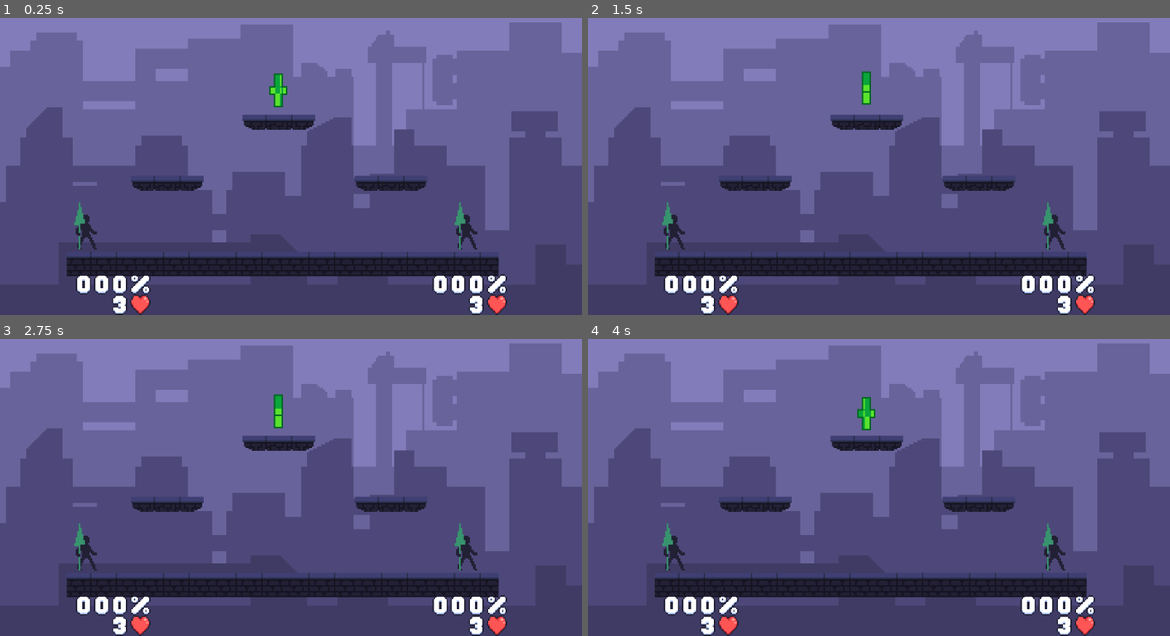
Above: before the commit, frames 1-4 (two rows, left to right).
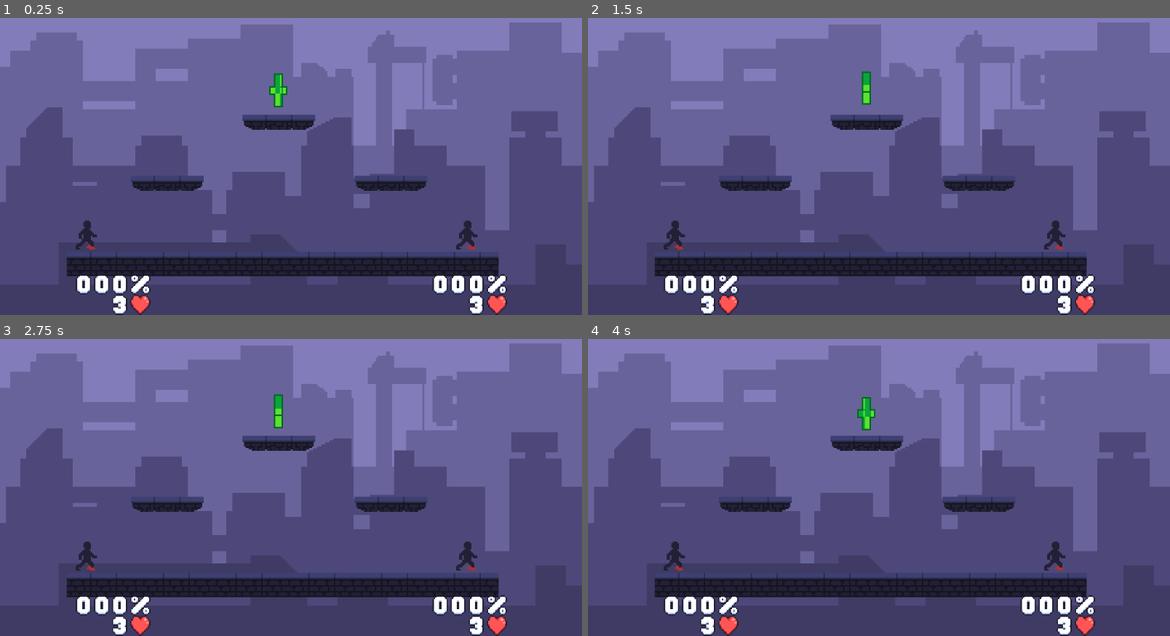
Above: after the commit, the same moments.

Repository: retser0319/shadow-smash
Game: Godot game, scene res://Scenes/MainScenes/battle.tscn
Same seed, same stepped clock (60 frames per second), same inputs: the game is played once before the commit and once after it. This scene is started directly instead of the project's main scene.
Inputs (mouse positions are in pixels of both pictures, inside the frame that each line leads up to):
- Up to frame 1 (0.25 s): no input
- Up to frame 2 (1.5 s): move the mouse to (1007, 133) at 0.52 s; hold J (P1_A) 0.53-1.28 s; tap L (P1_DASH) at 0.8, 1.35 s; tap Enter at 1.25 s; move the mouse to (762, 166) at 1.27 s
- Up to frame 3 (2.75 s): tap K (P1_J) at 1.55 s; move the mouse to (349, 401) at 2.02 s; hold Escape (Back) from 2.03 s (still down); hold K (P1_J) from 2.03 s (still down); tap A (P1_ML) at 2.3 s
- Up to frame 4 (4 s): move the mouse to (849, 537) at 2.77 s; release Escape (Back) at 2.78 s; release K (P1_J) at 2.78 s; tap A (P1_ML) at 2.85 s; tap D (P1_MR) at 3.05, 3.6 s; move the mouse to (1053, 520) at 3.52 s; hold U (P1_S1) from 3.53 s (still down)

The runs differ from the first frame. In frame 1, 0.5% of the frame differs, in the area x 12-82%, y 62-78%; in frame 2, 0.5%; in frame 3, 0.5%; in frame 4, 0.5%.
Error in both runs: Invalid assignment of property or key 'body' with value of type 'CharacterBody2D (player.gd)' on a base object of type 'Nil'. (res://player.gd:58)

Commit message:
5월 30일 2차

Diff:
--- a/기말-플랫폼-파이/Scenes/MainScenes/Caracterpick.tscn
+++ b/기말-플랫폼-파이/Scenes/MainScenes/Caracterpick.tscn
@@ -68,6 +68,7 @@
 
 [node name="AudioStreamPlayer2D" type="AudioStreamPlayer2D" parent="."]
 stream = ExtResource("10_egeg6")
+volume_db = -10.0
 autoplay = true
 
 [node name="popup" type="AudioStreamPlayer2D" parent="."]
--- a/기말-플랫폼-파이/Scenes/MainScenes/Guide.tscn
+++ b/기말-플랫폼-파이/Scenes/MainScenes/Guide.tscn
@@ -9,6 +9,8 @@
 [ext_resource type="Texture2D" uid="uid://ci1k5t77psvix" path="res://game dot/shadow/UI/Key button that1.png" id="7_7qcdp"]
 [ext_resource type="Texture2D" uid="uid://cn3ug7ihbpugr" path="res://game dot/shadow/UI/Key button that3.png" id="8_1gxer"]
 [ext_resource type="Texture2D" uid="uid://clkwup77didjq" path="res://game dot/shadow/UI/Key button that4.png" id="9_c3mgd"]
+[ext_resource type="AudioStream" uid="uid://ch4pb100hyjn7" path="res://song/Blop Sound.mp3" id="10_8fhc2"]
+[ext_resource type="AudioStream" uid="uid://dfw6ex01uaanp" path="res://song/Click small.mp3" id="11_rux8g"]
 
 [node name="Guide" type="Node2D"]
 script = ExtResource("1_l6b78")
@@ -437,6 +439,15 @@
    - 일정 시간이 지날 때 마다 맵에 힐 팩이 나타납니다."
 horizontal_alignment = 1
 
+[node name="Pop" type="AudioStreamPlayer2D" parent="."]
+stream = ExtResource("10_8fhc2")
+
+[node name="Check" type="AudioStreamPlayer2D" parent="."]
+stream = ExtResource("11_rux8g")
+
+[connection signal="mouse_entered" from="Title" to="." method="_on_title_mouse_entered"]
 [connection signal="pressed" from="Title" to="." method="_on_texture_button_pressed"]
+[connection signal="mouse_entered" from="Back" to="." method="_on_back_mouse_entered"]
 [connection signal="pressed" from="Back" to="." method="_on_back_pressed"]
+[connection signal="mouse_entered" from="Next" to="." method="_on_next_mouse_entered"]
 [connection signal="pressed" from="Next" to="." method="_on_next_pressed"]
--- a/기말-플랫폼-파이/Scenes/MainScenes/Setting.tscn
+++ b/기말-플랫폼-파이/Scenes/MainScenes/Setting.tscn
@@ -1,9 +1,11 @@
-[gd_scene load_steps=5 format=3 uid="uid://c8y83e16bbuv7"]
+[gd_scene load_steps=7 format=3 uid="uid://c8y83e16bbuv7"]
 
 [ext_resource type="Script" uid="uid://n7ojfbbxj8ri" path="res://Scenes/MainScenes/setting.gd" id="1_ys8vt"]
 [ext_resource type="FontFile" uid="uid://df44rrg8u85p7" path="res://fonts/LionelMicroNbp.ttf" id="2_5ewaf"]
 [ext_resource type="Texture2D" uid="uid://evnbsyigdm4c" path="res://game dot/shadow/UI/button1.png" id="3_chcjo"]
 [ext_resource type="Texture2D" uid="uid://doiwkjjha5ao7" path="res://game dot/shadow/UI/button2.png" id="4_vo432"]
+[ext_resource type="AudioStream" uid="uid://ch4pb100hyjn7" path="res://song/Blop Sound.mp3" id="5_chcjo"]
+[ext_resource type="AudioStream" uid="uid://dfw6ex01uaanp" path="res://song/Click small.mp3" id="6_vo432"]
 
 [node name="Setting" type="Node2D"]
 script = ExtResource("1_ys8vt")
@@ -43,5 +45,12 @@
 horizontal_alignment = 1
 vertical_alignment = 1
 
+[node name="Pop" type="AudioStreamPlayer2D" parent="."]
+stream = ExtResource("5_chcjo")
+
+[node name="check" type="AudioStreamPlayer2D" parent="."]
+stream = ExtResource("6_vo432")
+
 [connection signal="toggled" from="Fullscreen" to="." method="_on_fullscreen_toggled"]
+[connection signal="mouse_entered" from="TextureButton" to="." method="_on_texture_button_mouse_entered"]
 [connection signal="pressed" from="TextureButton" to="." method="_on_texture_button_pressed"]
--- a/기말-플랫폼-파이/Scenes/MainScenes/Title.gd
+++ b/기말-플랫폼-파이/Scenes/MainScenes/Title.gd
@@ -3,19 +3,23 @@
 
 
 func _on_play_pressed() -> void:
+	$Check.play()
 	#캐릭터 선택 창 이동하기
 	get_tree().change_scene_to_file("res://Scenes/MainScenes/Caracterpick.tscn")
 
 
 func _on_guide_pressed() -> void:
+	$Check.play()
 	get_tree().change_scene_to_file("res://Scenes/MainScenes/Guide.tscn")
 
 
 func _on_setting_pressed() -> void:
+	$Check.play()
 	get_tree().change_scene_to_file("res://Scenes/MainScenes/Setting.tscn")
 
 
 func _on_exit_pressed() -> void:
+	$Check.play()
 	get_tree().quit()
 
 
--- a/기말-플랫폼-파이/Scenes/MainScenes/Title.tscn
+++ b/기말-플랫폼-파이/Scenes/MainScenes/Title.tscn
@@ -12,6 +12,7 @@
 [ext_resource type="Texture2D" uid="uid://b5hin0ni4hfi8" path="res://game dot/shadow/UI/EXIT1.png" id="9_xqeq7"]
 [ext_resource type="Texture2D" uid="uid://cy3ccftye0gos" path="res://game dot/shadow/UI/EXIT2.png" id="10_ci4xf"]
 [ext_resource type="AudioStream" uid="uid://6fqjm4mxtjy3" path="res://song/Shadow Smash.mp3" id="11_d65ci"]
+[ext_resource type="AudioStream" uid="uid://dfw6ex01uaanp" path="res://song/Click small.mp3" id="13_8w8ew"]
 
 [node name="Title" type="Node2D"]
 script = ExtResource("1_ti4w6")
@@ -36,6 +37,7 @@
 
 [node name="P" type="AudioStreamPlayer2D" parent="Play"]
 stream = ExtResource("5_xgi51")
+volume_db = -10.0
 
 [node name="Guide" type="TextureButton" parent="."]
 texture_filter = 1
@@ -50,6 +52,7 @@
 
 [node name="G" type="AudioStreamPlayer2D" parent="Guide"]
 stream = ExtResource("5_xgi51")
+volume_db = -10.0
 
 [node name="Setting" type="TextureButton" parent="."]
 texture_filter = 1
@@ -64,6 +67,7 @@
 
 [node name="S" type="AudioStreamPlayer2D" parent="Setting"]
 stream = ExtResource("5_xgi51")
+volume_db = -10.0
 
 [node name="Exit" type="TextureButton" parent="."]
 texture_filter = 1
@@ -78,6 +82,7 @@
 
 [node name="E" type="AudioStreamPlayer2D" parent="Exit"]
 stream = ExtResource("5_xgi51")
+volume_db = -10.0
 
 [node name="Camera2D" type="Camera2D" parent="."]
 position = Vector2(576, 324)
@@ -88,7 +93,12 @@
 
 [node name="AudioStreamPlayer2D" type="AudioStreamPlayer2D" parent="."]
 stream = ExtResource("11_d65ci")
+volume_db = -10.0
 autoplay = true
+
+[node name="Check" type="AudioStreamPlayer2D" parent="."]
+stream = ExtResource("13_8w8ew")
+volume_db = -10.0
 
 [connection signal="mouse_entered" from="Play" to="." method="_on_play_mouse_entered"]
 [connection signal="pressed" from="Play" to="." method="_on_play_pressed"]
--- a/기말-플랫폼-파이/Scenes/MainScenes/cardpick_tscn.gd
+++ b/기말-플랫폼-파이/Scenes/MainScenes/cardpick_tscn.gd
@@ -54,9 +54,11 @@
 		return
 
 	if Input.is_action_just_pressed("P1_MR") and SelectP1_card == false and get_tree().paused:
+		$popup.play()
 		if position_P1>=3:return
 		else:position_P1 += 1
 	elif Input.is_action_just_pressed("P1_ML") and SelectP1_card == false and get_tree().paused:
+		$popup.play()
 		if position_P1<=1:return
 		else:position_P1-=1
 
@@ -67,6 +69,7 @@
 	if Input.is_action_just_pressed("P1_A") and get_tree().paused:
 		if SelectP2_card == true and position_P2 == position_P1:
 			return
+		$check.play()
 		print(str(position_P1))
 
 		if SelectP1_card ==false:
@@ -94,10 +97,12 @@
 	if first_dead == "P1" and !SelectP1_card:
 		return
 
-	if Input.is_action_just_pressed("P2_MR") and SelectP2_card == false:
+	if Input.is_action_just_pressed("P2_MR") and SelectP2_card == false and get_tree().paused:
+		$popup.play()
 		if position_P2>=3:return
 		else:position_P2 += 1
-	elif Input.is_action_just_pressed("P2_ML") and SelectP2_card == false:
+	elif Input.is_action_just_pressed("P2_ML") and SelectP2_card == false and get_tree().paused:
+		$popup.play()
 		if position_P2<=1:return
 		else:position_P2-=1
 
@@ -108,7 +113,7 @@
 	if Input.is_action_just_pressed("P2_A") and get_tree().paused:
 		if SelectP1_card == true and position_P1 == position_P2:
 			return
-
+		$check.play()
 		if SelectP2_card ==false:
 			$SelectP2.texture = load("res://game dot/UI/SelectP2.2.png")
 			SelectP2_card = true
--- a/기말-플랫폼-파이/Scenes/MainScenes/cardpick_tscn.tscn
+++ b/기말-플랫폼-파이/Scenes/MainScenes/cardpick_tscn.tscn
@@ -1,9 +1,11 @@
-[gd_scene load_steps=6 format=3 uid="uid://cog8m0fmhavk5"]
+[gd_scene load_steps=8 format=3 uid="uid://cog8m0fmhavk5"]
 
 [ext_resource type="Script" uid="uid://bekqrfb3wr2hm" path="res://Scenes/MainScenes/cardpick_tscn.gd" id="1_is31p"]
 [ext_resource type="Texture2D" uid="uid://bvjbiqtikuarq" path="res://game dot/shadow/UI/card.png" id="1_ys3cn"]
 [ext_resource type="Texture2D" uid="uid://ctsq7hx5s6lgi" path="res://game dot/UI/SelectP1.png" id="3_rynir"]
 [ext_resource type="Texture2D" uid="uid://cq54vp2bh8apc" path="res://game dot/UI/SelectP2.png" id="4_dvymf"]
+[ext_resource type="AudioStream" uid="uid://blitpo4qnogbp" path="res://song/Pop up 2.mp3" id="5_b7rmj"]
+[ext_resource type="AudioStream" uid="uid://dfw6ex01uaanp" path="res://song/Click small.mp3" id="6_aljul"]
 
 [sub_resource type="ViewportTexture" id="ViewportTexture_is31p"]
 
@@ -102,3 +104,9 @@
 scale = Vector2(9, 9)
 texture = ExtResource("4_dvymf")
 flip_h = true
+
+[node name="popup" type="AudioStreamPlayer2D" parent="."]
+stream = ExtResource("5_b7rmj")
+
+[node name="check" type="AudioStreamPlayer2D" parent="."]
+stream = ExtResource("6_aljul")
--- a/기말-플랫폼-파이/Scenes/MainScenes/guide.gd
+++ b/기말-플랫폼-파이/Scenes/MainScenes/guide.gd
@@ -8,10 +8,12 @@
 		pageNum = 1
 
 func _on_texture_button_pressed() -> void:
+	$Check.play()
 	get_tree().change_scene_to_file("res://Scenes/MainScenes/Title.tscn")
 
 
 func _on_back_pressed() -> void:
+	$Check.play()
 	pageNum -= 1
 	if (pageNum == 1):
 		$Back.visible=false
@@ -26,6 +28,7 @@
 
 
 func _on_next_pressed() -> void:
+	$Check.play()
 	pageNum += 1
 	if (pageNum == 2):
 		get_node("Page1").visible = false
@@ -37,3 +40,15 @@
 		get_node("Page2").visible = false
 		$Next.visible = true
 		$Back.visible = false
+
+
+func _on_title_mouse_entered() -> void:
+	$Pop.play()
+
+
+func _on_back_mouse_entered() -> void:
+	$Pop.play()
+
+
+func _on_next_mouse_entered() -> void:
+	$Pop.play()
--- a/기말-플랫폼-파이/Scenes/MainScenes/setting.gd
+++ b/기말-플랫폼-파이/Scenes/MainScenes/setting.gd
@@ -9,7 +9,14 @@
 		DisplayServer.WINDOW_MODE_FULLSCREEN if button_pressed
 		else DisplayServer.WINDOW_MODE_WINDOWED
 	)
+	$check.play()
 
 
 func _on_texture_button_pressed() -> void:
+	$check.play()
 	get_tree().change_scene_to_file("res://Scenes/MainScenes/Title.tscn")
+
+
+func _on_texture_button_mouse_entered() -> void:
+	$Pop.play()
+	pass # Replace with function body.
--- a/기말-플랫폼-파이/Scenes/UI/Mine.tscn
+++ b/기말-플랫폼-파이/Scenes/UI/Mine.tscn
@@ -1,7 +1,8 @@
-[gd_scene load_steps=16 format=3 uid="uid://ditdxn2dmrtct"]
+[gd_scene load_steps=17 format=3 uid="uid://ditdxn2dmrtct"]
 
 [ext_resource type="Script" uid="uid://d2akhnr875k0r" path="res://Scenes/UI/mine.gd" id="1_7j278"]
 [ext_resource type="Texture2D" uid="uid://1rme2yvmt1gu" path="res://game dot/UI/mine bomb.png" id="2_dtddr"]
+[ext_resource type="AudioStream" uid="uid://ie120nytv343" path="res://song/Bomb Explosion 1 Sound.mp3" id="3_dtddr"]
 
 [sub_resource type="RectangleShape2D" id="RectangleShape2D_clxqb"]
 size = Vector2(8, 3.2)
@@ -111,6 +112,9 @@
 position = Vector2(0, 5.2)
 shape = SubResource("CircleShape2D_7j278")
 
+[node name="Bombsound" type="AudioStreamPlayer2D" parent="."]
+stream = ExtResource("3_dtddr")
+
 [connection signal="body_entered" from="." to="." method="_on_body_entered"]
 [connection signal="body_exited" from="." to="." method="_on_body_exited"]
 [connection signal="body_entered" from="Area2D" to="." method="_on_area_2d_body_entered"]
--- a/기말-플랫폼-파이/Scenes/UI/mine.gd
+++ b/기말-플랫폼-파이/Scenes/UI/mine.gd
@@ -25,6 +25,7 @@
 	if body.is_in_group("Player"):
 		$AnimatedSprite2D.play()
 		await get_tree().create_timer(0.3).timeout
+		$Bombsound.play()
 		for O in touch.size():
 			touch[O].C.onHit(caster.C.AD*caster.C.AD_1,caster.C.NK_1,(touch[O].global_position.x - global_position.x))
 
--- a/기말-플랫폼-파이/Scenes/Winner.tscn
+++ b/기말-플랫폼-파이/Scenes/Winner.tscn
@@ -6,6 +6,7 @@
 [ext_resource type="Texture2D" uid="uid://evnbsyigdm4c" path="res://game dot/shadow/UI/button1.png" id="4_mgbml"]
 [ext_resource type="Texture2D" uid="uid://doiwkjjha5ao7" path="res://game dot/shadow/UI/button2.png" id="5_ecdl1"]
 [ext_resource type="FontFile" uid="uid://df44rrg8u85p7" path="res://fonts/LionelMicroNbp.ttf" id="6_ehb81"]
+[ext_resource type="AudioStream" uid="uid://cvvv25uaioqb6" path="res://song/Audience Applause Sound.mp3" id="7_ecdl1"]
 
 [sub_resource type="CanvasTexture" id="CanvasTexture_vp57e"]
 
@@ -61,4 +62,8 @@
 horizontal_alignment = 1
 vertical_alignment = 1
 
+[node name="AudioStreamPlayer2D" type="AudioStreamPlayer2D" parent="."]
+stream = ExtResource("7_ecdl1")
+autoplay = true
+
 [connection signal="pressed" from="TextureButton" to="." method="_on_texture_button_pressed"]
--- a/기말-플랫폼-파이/Scenes/character/fighter.gd
+++ b/기말-플랫폼-파이/Scenes/character/fighter.gd
@@ -21,13 +21,16 @@
 	if is_attack : return
 	is_attack = true
 	body.get_node("AR").start()
+	body.get_node("Punch").play()
 	attackNum += 1
 	body.get_node("Area/NA/Collision").disabled = false
 	if attackNum != 3:
 		body.get_node("Anim").play("attack")
+		body.get_node("Punch").play()
 		await body.get_tree().create_timer(0.33).timeout
 	else :
 		body.get_node("Anim").play("attack2")
+		body.get_node("Punch").play()
 		await body.get_tree().create_timer(0.5).timeout
 		attackNum=0
 	is_attack = false
@@ -40,6 +43,7 @@
 	body.get_node("Area/S1/Collision").disabled = false
 	body.get_node("Anim").play("skill1")
 	await body.get_tree().create_timer(0.5).timeout
+	body.get_node("Punch").play()
 	is_attack = false
 	body.get_node("Area/S1/Collision").disabled = true
 	Skill_On[1] = Skill_delay[1]
@@ -50,6 +54,7 @@
 	body.get_node("AR").start()
 	body.get_node("Area/S2/Collision").disabled = false
 	body.get_node("Anim").play("skill2")
+	body.get_node("Dash").play()
 	await dash(500,0.5,Look)
 	is_attack = false
 	body.get_node("Area/S2/Collision").disabled = true
@@ -61,6 +66,7 @@
 	body.get_node("AR").start()
 	body.get_node("Area/S3/Collision").disabled = false
 	body.get_node("Anim").play("skill3")
+	body.get_node("Punch").play()
 	await body.get_tree().create_timer(0.5).timeout
 	is_attack = false
 	body.get_node("Area/S3/Collision").disabled = true
--- a/기말-플랫폼-파이/Scenes/character/gunner.gd
+++ b/기말-플랫폼-파이/Scenes/character/gunner.gd
@@ -25,6 +25,7 @@
 	if attackNum == 1:
 		body.get_node("Anim").play("attack")
 		await body.get_tree().create_timer(0.33).timeout
+		body.get_node("Shoot").play()
 		var bullet = Global.bullet.instantiate()
 		bullet.global_position = body.global_position + Vector2(0,-20)
 		bullet.setting(body,Look)
@@ -32,6 +33,7 @@
 	elif attackNum == 2:
 		body.get_node("Anim").play("attack2")
 		await body.get_tree().create_timer(0.33).timeout
+		body.get_node("Shoot").play()
 		var bullet = Global.bullet.instantiate()
 		bullet.global_position = body.global_position + Vector2(0,-20)
 		bullet.setting(body,Look)
@@ -40,6 +42,7 @@
 		body.get_node("Anim").play("attack3")
 		await body.get_tree().create_timer(0.1).timeout
 		for i in range(2):
+			body.get_node("Shoot").play()
 			var bullet = Global.bullet.instantiate()
 			bullet.global_position = body.global_position + Vector2(0,-20)
 			bullet.setting(body,Look)
@@ -78,6 +81,7 @@
 	is_attack = true
 	body.get_node("Anim").play("skill3")
 	await body.get_tree().create_timer(0.6).timeout
+	body.get_node("Shoot").play()
 	var bullet = Global.sp_bullet.instantiate()
 	bullet.global_position = body.global_position
 	bullet.setting(body,Look)
--- a/기말-플랫폼-파이/Scenes/character/lancer.gd
+++ b/기말-플랫폼-파이/Scenes/character/lancer.gd
@@ -25,12 +25,15 @@
 	body.get_node("Area/NA/Collision").disabled = false
 	if attackNum == 1:
 		body.get_node("Anim").play("attack1")
+		body.get_node("cut").play()
 		await body.get_tree().create_timer(0.5).timeout
 	elif attackNum == 2:
 		body.get_node("Anim").play("attack2")
+		body.get_node("cut").play()
 		await body.get_tree().create_timer(0.5).timeout
 	else :
 		body.get_node("Anim").play("attack3")
+		body.get_node("cut").play()
 		await body.get_tree().create_timer(0.5).timeout
 		attackNum=0
 	is_attack = false
@@ -40,6 +43,7 @@
 	if is_attack or Skill_On[1] != 0: return
 	is_attack = true
 	body.get_node("Anim").play("skill1")
+	body.get_node("throw").play()
 	await body.get_tree().create_timer(0.5).timeout
 	var fly_lance = Global.fly_lance.instantiate()
 	fly_lance.global_position = body.global_position + Vector2(0,-20)
@@ -54,6 +58,7 @@
 	body.get_node("AR").start()
 	body.get_node("Area/S2/Collision").disabled = false
 	body.get_node("Anim").play("skill2")
+	body.get_node("Dash").play()
 	await dash(500,0.5,Look)
 	is_attack = false
 	body.get_node("Area/S2/Collision").disabled = true
@@ -67,6 +72,7 @@
 	body.get_node("Anim").play("skill3")
 	await body.get_tree().create_timer(0.5).timeout
 	if body.C.is_jump == false:
+		body.get_node("bomb").play()
 		var needle = Global.needle.instantiate()
 		needle.global_position = body.global_position + Vector2(0,2)
 		needle.setting(body)
--- a/기말-플랫폼-파이/Scenes/character/needle.gd
+++ b/기말-플랫폼-파이/Scenes/character/needle.gd
@@ -14,4 +14,4 @@
 
 func _on_body_entered(body: Node2D) -> void:
 	if body.is_in_group("Player") and body != caster:
-		body.C.onHit(caster.C.AD * caster.C.AD_3,caster.C.NK * caster.C.NK_3,caster.C.Look)
+		body.C.onHit(caster.C.AD * caster.C.AD_3,caster.C.NK_3,caster.C.Look)
--- a/기말-플랫폼-파이/Scenes/character/player.tscn
+++ b/기말-플랫폼-파이/Scenes/character/player.tscn
@@ -1,7 +1,14 @@
-[gd_scene load_steps=4 format=3 uid="uid://gbsa0pue72rc"]
+[gd_scene load_steps=11 format=3 uid="uid://gbsa0pue72rc"]
 
 [ext_resource type="Script" uid="uid://jy6vp844kjbo" path="res://player.gd" id="1_cvnsp"]
-[ext_resource type="SpriteFrames" uid="uid://f1um8ei50yvj" path="res://game dot/shadow/lancer/lancer.tres" id="2_s1381"]
+[ext_resource type="SpriteFrames" uid="uid://8vsffvnumenb" path="res://game dot/shadow/fighter/fighter.tres" id="2_c3ncy"]
+[ext_resource type="AudioStream" uid="uid://d1fisojhfki6j" path="res://song/Mario Jumping Sound.mp3" id="3_815vn"]
+[ext_resource type="AudioStream" uid="uid://dwfcm1auuwlds" path="res://song/Gun Fire Sound (1).mp3" id="4_v4ydf"]
+[ext_resource type="AudioStream" uid="uid://b5g3dkdn1pcdi" path="res://song/Storytelling Cartoon Hit 31.mp3" id="5_c3ncy"]
+[ext_resource type="AudioStream" uid="uid://cgnqehsgp0jnh" path="res://song/Woosh Sound.mp3" id="6_mgeua"]
+[ext_resource type="AudioStream" uid="uid://c5rc5pbmdnrar" path="res://song/Spear Throw Sound.mp3" id="7_cwhtp"]
+[ext_resource type="AudioStream" uid="uid://ctrrkrbrak0mi" path="res://song/Cut with the Knife.mp3" id="8_fdyc6"]
+[ext_resource type="AudioStream" uid="uid://ie120nytv343" path="res://song/Bomb Explosion 1 Sound.mp3" id="9_nbtwp"]
 
 [sub_resource type="CapsuleShape2D" id="CapsuleShape2D_s1381"]
 radius = 17.0
@@ -14,8 +21,8 @@
 texture_filter = 1
 position = Vector2(0, -14)
 scale = Vector2(3, 3)
-sprite_frames = ExtResource("2_s1381")
-animation = &"idle"
+sprite_frames = ExtResource("2_c3ncy")
+animation = &"skill3"
 
 [node name="CollisionShape2D" type="CollisionShape2D" parent="."]
 shape = SubResource("CapsuleShape2D_s1381")
@@ -26,5 +33,26 @@
 
 [node name="NK" type="Timer" parent="."]
 
+[node name="JUMP" type="AudioStreamPlayer2D" parent="."]
+stream = ExtResource("3_815vn")
+
+[node name="Shoot" type="AudioStreamPlayer2D" parent="."]
+stream = ExtResource("4_v4ydf")
+
+[node name="Punch" type="AudioStreamPlayer2D" parent="."]
+stream = ExtResource("5_c3ncy")
+
+[node name="Dash" type="AudioStreamPlayer2D" parent="."]
+stream = ExtResource("6_mgeua")
+
+[node name="throw" type="AudioStreamPlayer2D" parent="."]
+stream = ExtResource("7_cwhtp")
+
+[node name="cut" type="AudioStreamPlayer2D" parent="."]
+stream = ExtResource("8_fdyc6")
+
+[node name="bomb" type="AudioStreamPlayer2D" parent="."]
+stream = ExtResource("9_nbtwp")
+
 [connection signal="timeout" from="AR" to="." method="Attack_Reset"]
 [connection signal="timeout" from="NK" to="." method="_on_nk_timeout"]
--- a/기말-플랫폼-파이/Scenes/character/sp_bullet.tscn
+++ b/기말-플랫폼-파이/Scenes/character/sp_bullet.tscn
@@ -10,7 +10,7 @@
 scale = Vector2(0.5, 0.5)
 script = ExtResource("1_ybsro")
 
-[node name="Area2D" type="Sprite2D" parent="."]
+[node name="AnimatedSprite2D" type="Sprite2D" parent="."]
 texture_filter = 1
 scale = Vector2(3, 3)
 texture = ExtResource("2_rljxw")
--- a/기말-플랫폼-파이/player.gd
+++ b/기말-플랫폼-파이/player.gd
@@ -68,11 +68,14 @@
 	velocity = C.move(Vector2(x,0),y) * delta
 	move_and_slide()
 
+	if Input.is_action_pressed("P1_J") and C.is_jump:
+		$JUMP.play()
 	if is_on_floor():
 		C.is_jump = false
 		C.Gravity = 0
 
 	if Input.is_action_just_pressed("P1_DASH") and !C.is_attack:
+		$Dash.play()
 		C.dash(300,0.5,C.Look)
 
 	if Input.is_action_pressed("P1_A") and !C.is_attack:
@@ -94,9 +97,16 @@
 	velocity = C.move(Vector2(x,0),y)* delta
 	move_and_slide()
 
+	if Input.is_action_pressed("P2_J") and C.is_jump:
+		$JUMP.play()
+
 	if is_on_floor():
 		C.is_jump = false
 		C.Gravity = 0
+
+	if Input.is_action_just_pressed("P2_DASH") and !C.is_attack:
+		$Dash.play()
+		C.dash(300,0.5,C.Look)
 
 	if Input.is_action_pressed("P2_A") and !C.is_attack:
 		C.Attack()
Not shown, removed: 기말-플랫폼-파이/Scenes/Click small.mp3.import
Not shown: 1 places in 기말-플랫폼-파이/Scenes/MainScenes/Guide.tscn that only renumber resources
Not shown: 1 places in 기말-플랫폼-파이/Scenes/MainScenes/Title.tscn that only renumber resources
Not shown: 1 places in 기말-플랫폼-파이/Scenes/Winner.tscn that only renumber resources
Not shown, added: 기말-플랫폼-파이/song/Audience Applause Sound.mp3.import
Not shown, added: 기말-플랫폼-파이/song/Bomb Explosion 1 Sound.mp3.import
Not shown, added: 기말-플랫폼-파이/song/Cut with the Knife.mp3.import
Not shown, added: 기말-플랫폼-파이/song/Gun Fire Sound (1).mp3.import
Not shown, added: 기말-플랫폼-파이/song/Mario Jumping Sound.mp3.import
Not shown, added: 기말-플랫폼-파이/song/Spear Throw Sound.mp3.import
Not shown, added: 기말-플랫폼-파이/song/Storytelling Cartoon Hit 31.mp3.import
Not shown, added: 기말-플랫폼-파이/song/Woosh Sound.mp3.import
(and 9 more such lines)
